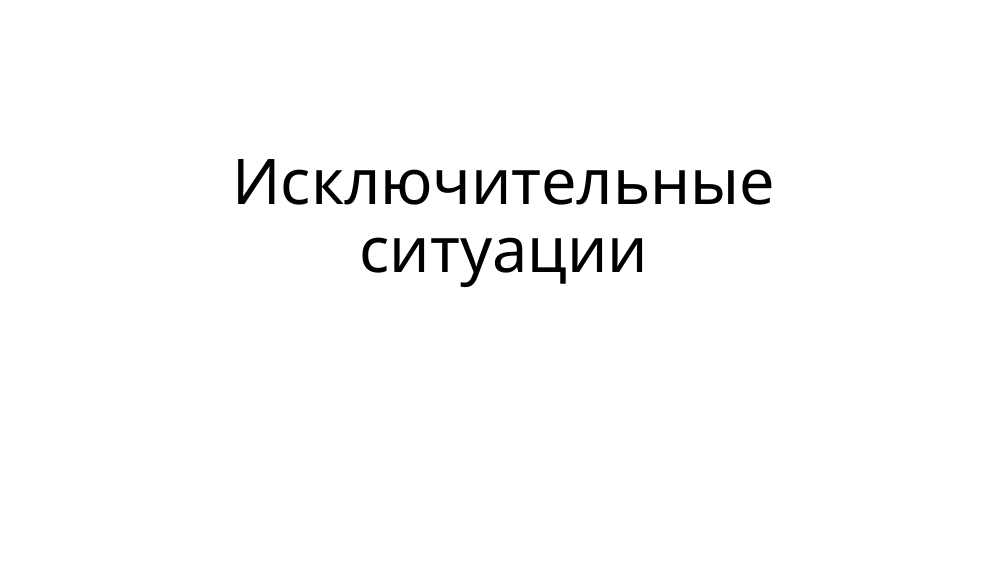
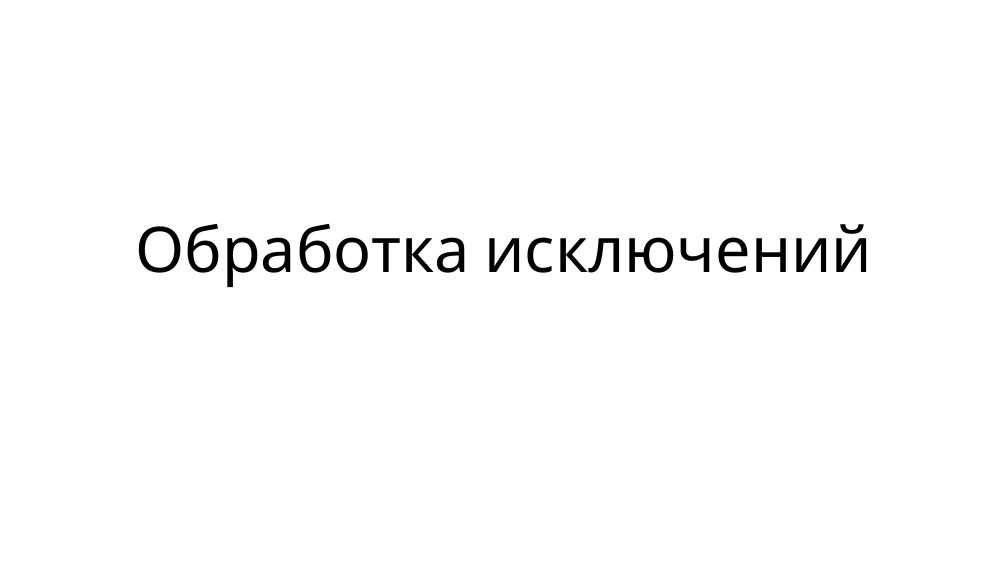
Before and after one commit to alexey-malov/oop, a slide deck: slide 1 of lectures/05/Обработка ошибок и исключительных ситуаций.pptx. Drawn at 1008x567 pixels with LibreOffice and Linux fonts; fonts in the diff are those of the drawing. Boxes give left, top, right and bottom in pixels: in the first picture for what was removed or moved away, otherwise in the second. Text is boxed around its words. In the diff, an @@ line names an element or a change of style, - is before the commit and + after.

Commit message:
Обновил лекцию по обработке исключений

```diff
--- a/lectures/05/Обработка ошибок и исключительных ситуаций.pptx
+++ b/lectures/05/Обработка ошибок и исключительных ситуаций.pptx
@@ title at (135, 224, 872, 287): text changed @@
-Исключительные ситуации
+Обработка исключений
```
Also in this commit, not shown: 27 other slides changed.
